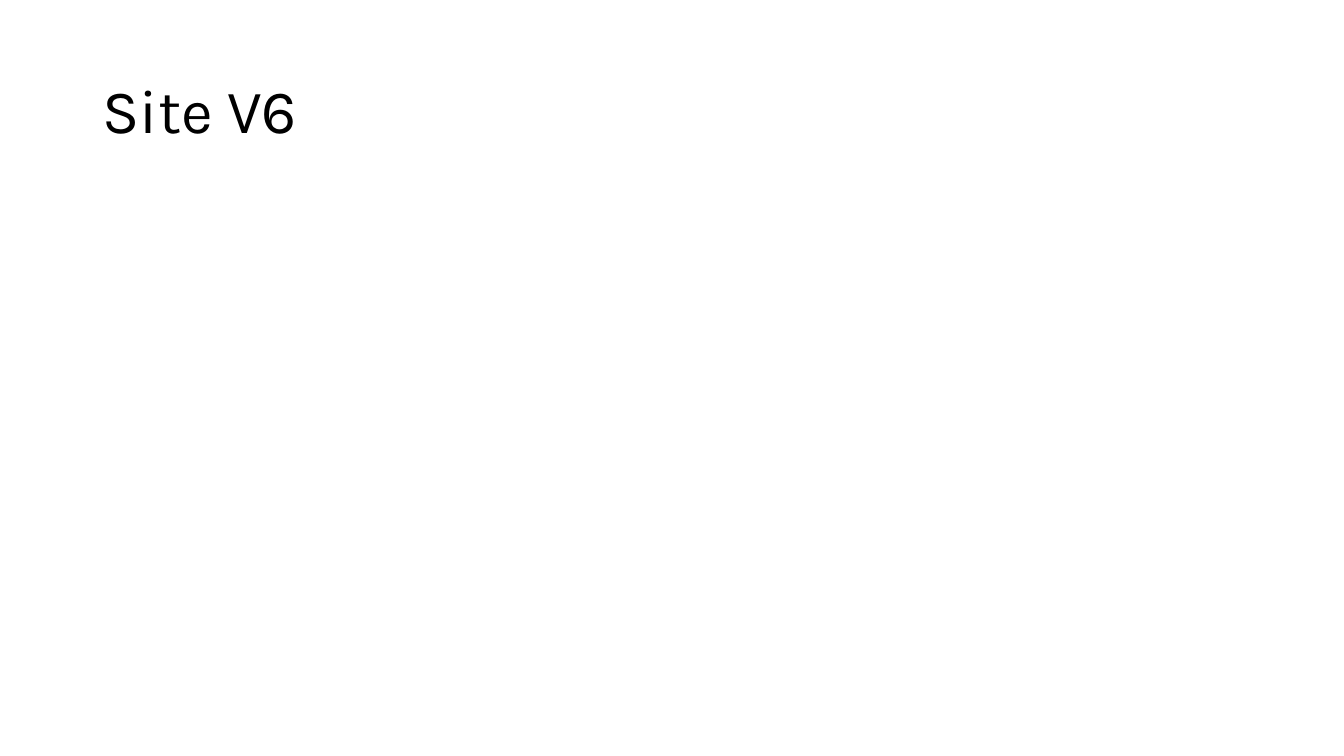
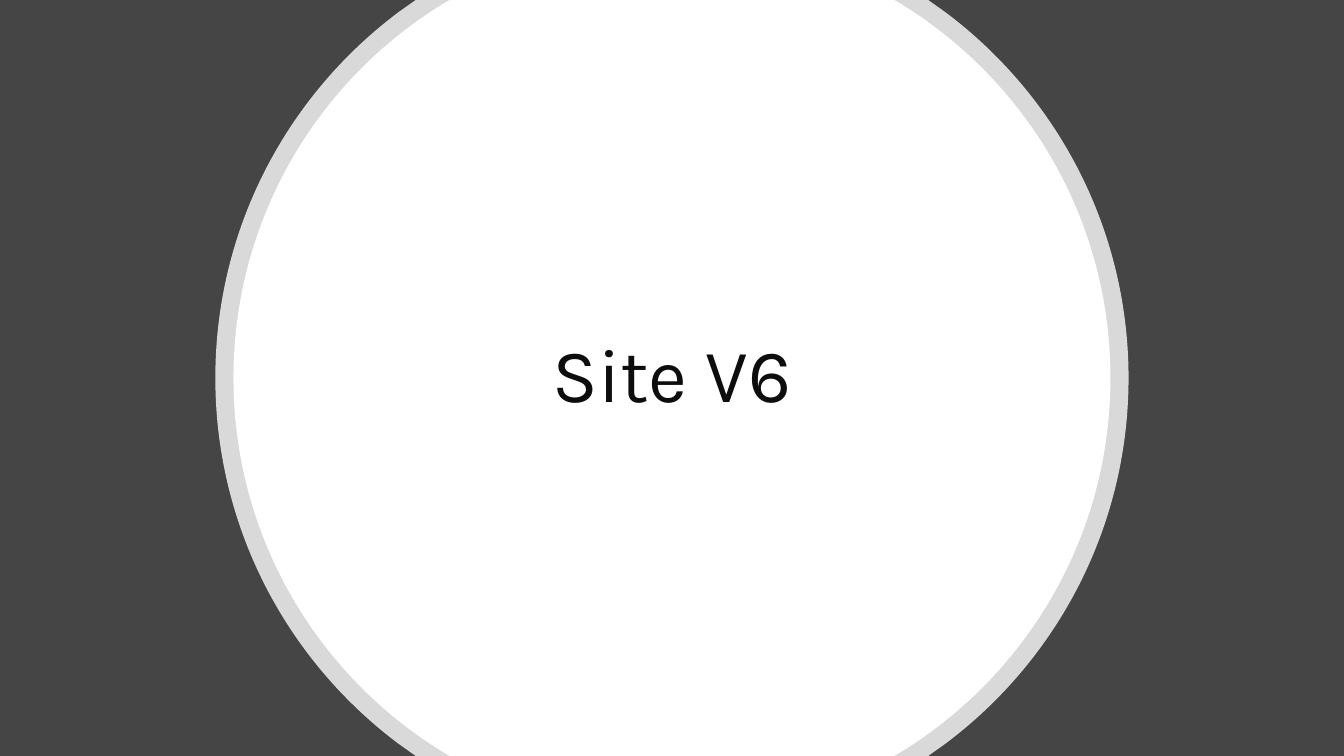
Before and after one commit to KirilBourakov/CS-Square-presentation, a slide deck: slide 34 of Presentation.pptx. Drawn at 1344x756 pixels with LibreOffice and Linux fonts; fonts in the diff are those of the drawing. Boxes give left, top, right and bottom in pixels: in the first picture for what was removed or moved away, otherwise in the second. Text is boxed around its words. In the diff, an @@ line names an element or a change of style, - is before the commit and + after.

```diff
--- a/Presentation.pptx
+++ b/Presentation.pptx
@@ background #FFFFFF to #454545 @@
@@ freeform shape added at bbox=[216, 0, 1129, 756], fill #FFFFFF at 80% opacity @@
@@ freeform shape added at bbox=[234, 0, 1111, 756], fill #FFFFFF @@
@@ title "Site V6": place and size @@
-title "Site V6" at bbox=[102, 90, 297, 134]
+title "Site V6" at bbox=[552, 350, 792, 403]
@@ title "Site V6" at bbox=[552, 350, 792, 403]: size 44 to 54 pt, text colour #000000 to #0D0D0D; alignment left to centre @@
```
Also in this commit, not shown: 1 other slide changed, 4 other files.
